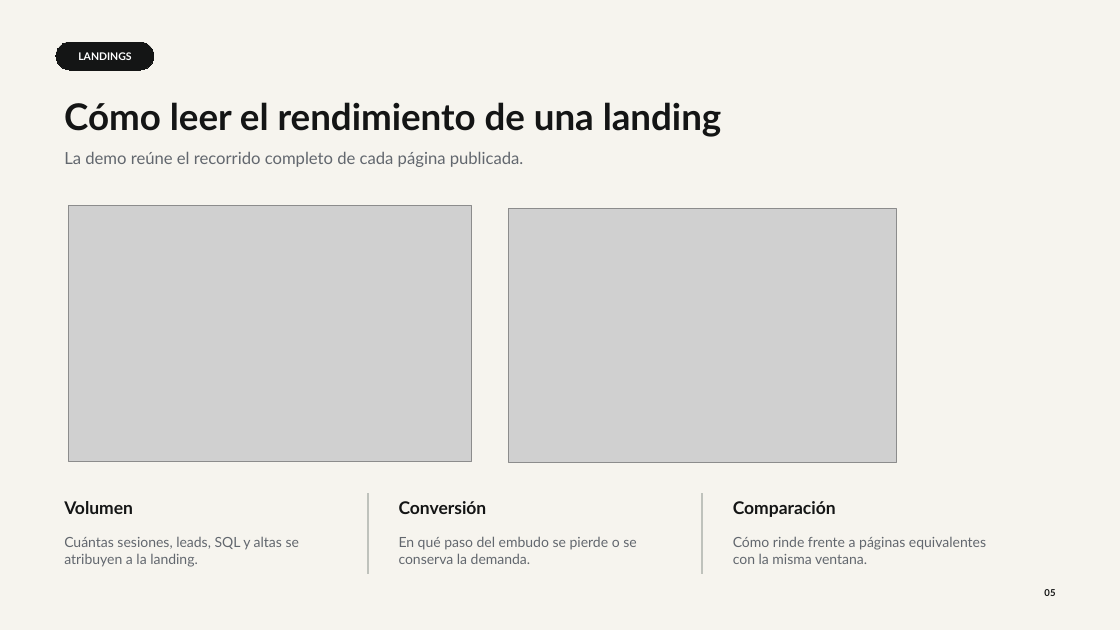
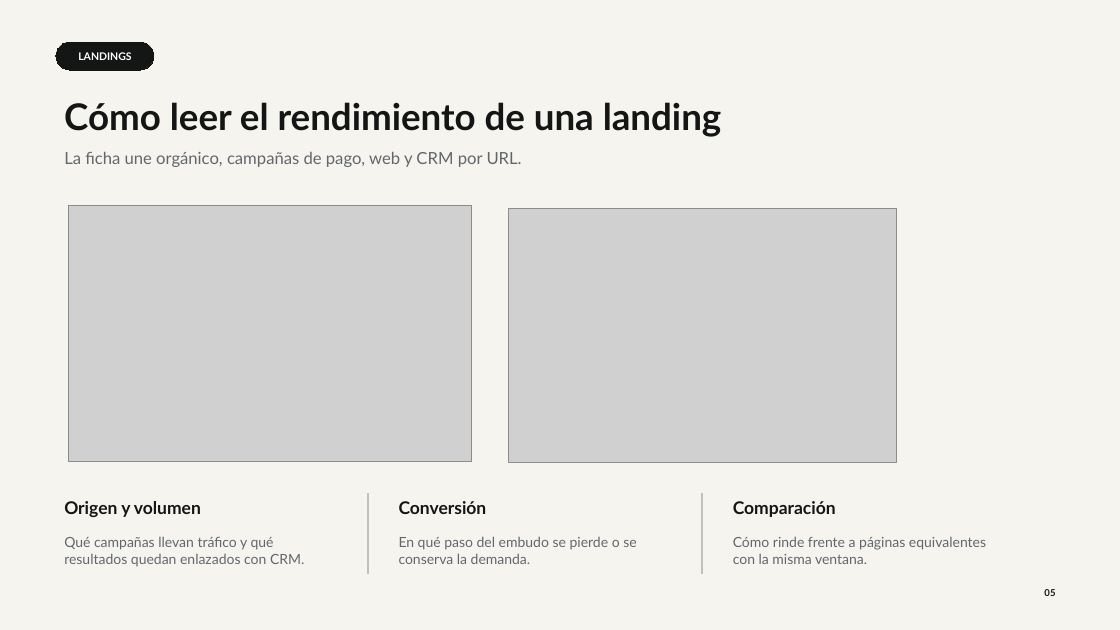
Before and after one commit to haykbit/qida-growth-intelligence, a slide deck: slide 5 of docs/product/qida-growth-intelligence.pptx. Drawn at 1120x630 pixels with LibreOffice and Linux fonts; fonts in the diff are those of the drawing; grey boxes stand for pictures. Boxes give left, top, right and bottom in pixels: in the first picture for what was removed or moved away, otherwise in the second. Text is boxed around its words. In the diff, an @@ line names an element or a change of style, - is before the commit and + after.

```diff
--- a/docs/product/qida-growth-intelligence.pptx
+++ b/docs/product/qida-growth-intelligence.pptx
@@ text at bbox=[64, 152, 522, 167]: text changed @@
-La demo reúne el recorrido completo de cada página publicada.
+La ficha une orgánico, campañas de pago, web y CRM por URL.
@@ text at bbox=[64, 501, 201, 517]: text changed @@
-Volumen
+Origen y volumen
@@ text at bbox=[64, 537, 304, 566]: text changed @@
-Cuántas sesiones, leads, SQL y altas se atribuyen a la landing.
+Qué campañas llevan tráfico y qué resultados quedan enlazados con CRM.
```
Also in this commit, not shown: 2 other slides changed, 1 other file.
